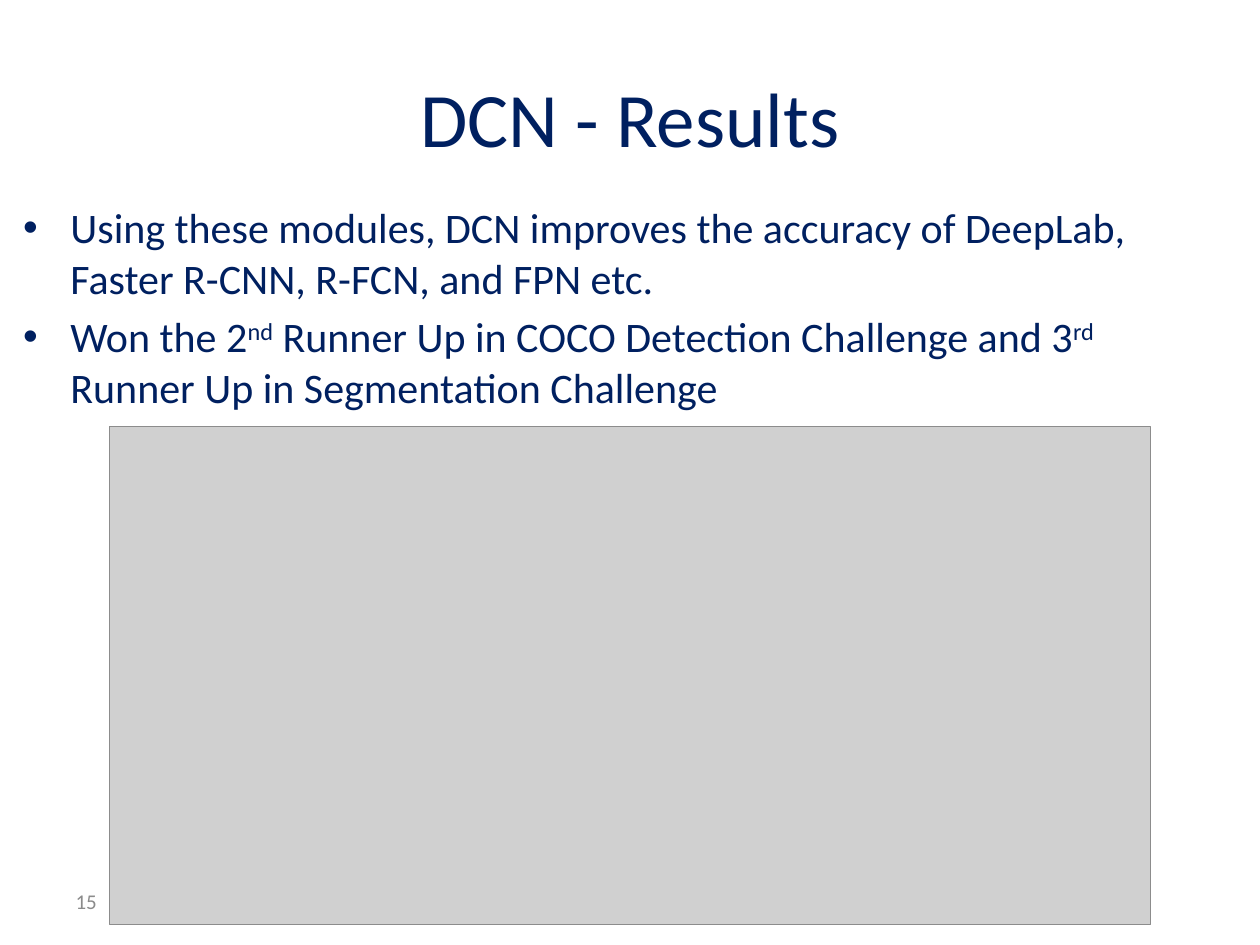
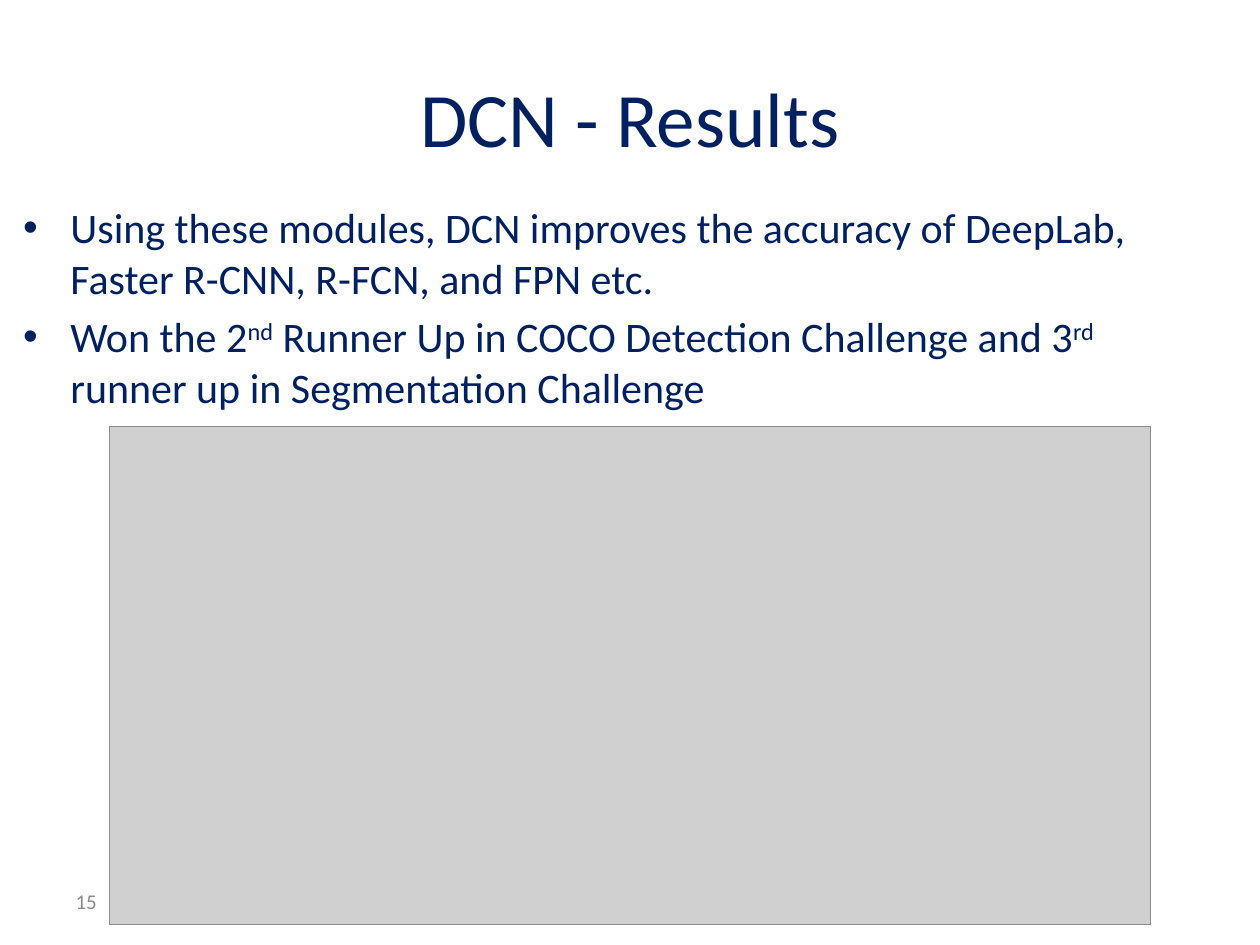
Before and after one commit to andyro2/Pneumonia-Detection-from-Chest-X-Rays-with-Robustness-to-Deformations, a slide deck: slide 15 of MidPresentation_Andy_Or.pptx. Drawn at 1260x945 pixels with LibreOffice and Linux fonts; fonts in the diff are those of the drawing; grey boxes stand for pictures; background and template pictures are left out. Boxes give left, top, right and bottom in pixels: in the first picture for what was removed or moved away, otherwise in the second. Text is boxed around its words. In the diff, an @@ line names an element or a change of style, - is before the commit and + after.

```diff
--- a/MidPresentation_Andy_Or.pptx
+++ b/MidPresentation_Andy_Or.pptx
@@ text at (70,322,1042,411): text changed @@
-• Won the 2nd Runner Up in COCO Detection Challenge and 3rd Runner Up in Segmentation Challenge
+• Won the 2nd Runner Up in COCO Detection Challenge and 3rd runner up in Segmentation Challenge
```
Also in this commit, not shown: 7 other slides changed.
